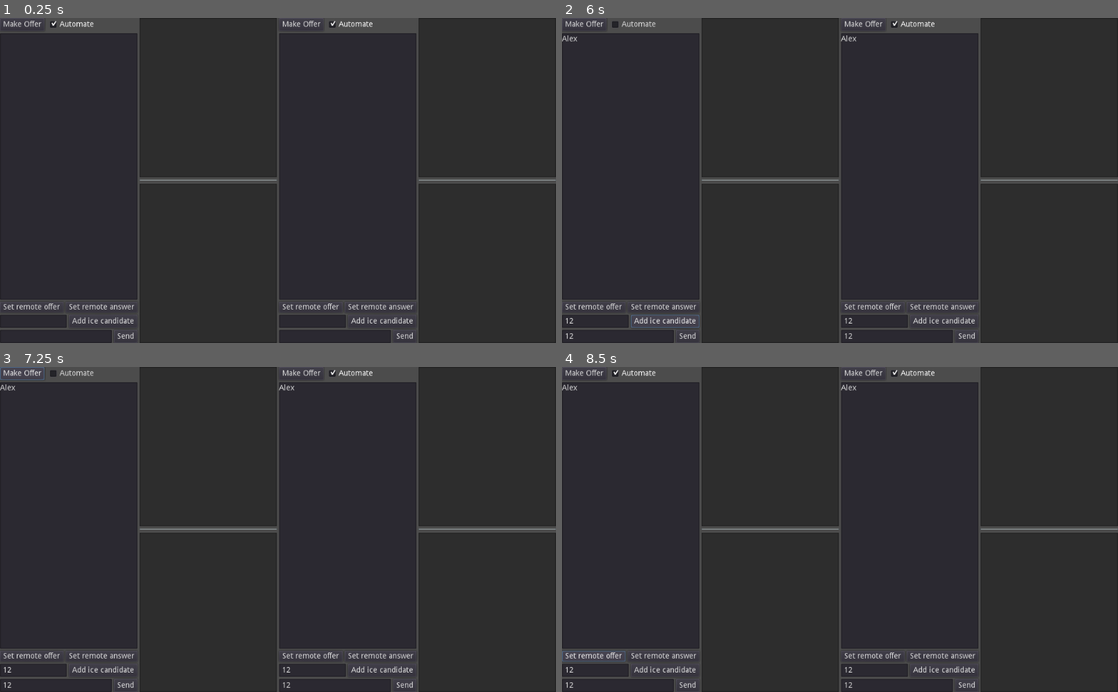
Above: before the commit, frames 1-4 (two rows, left to right).
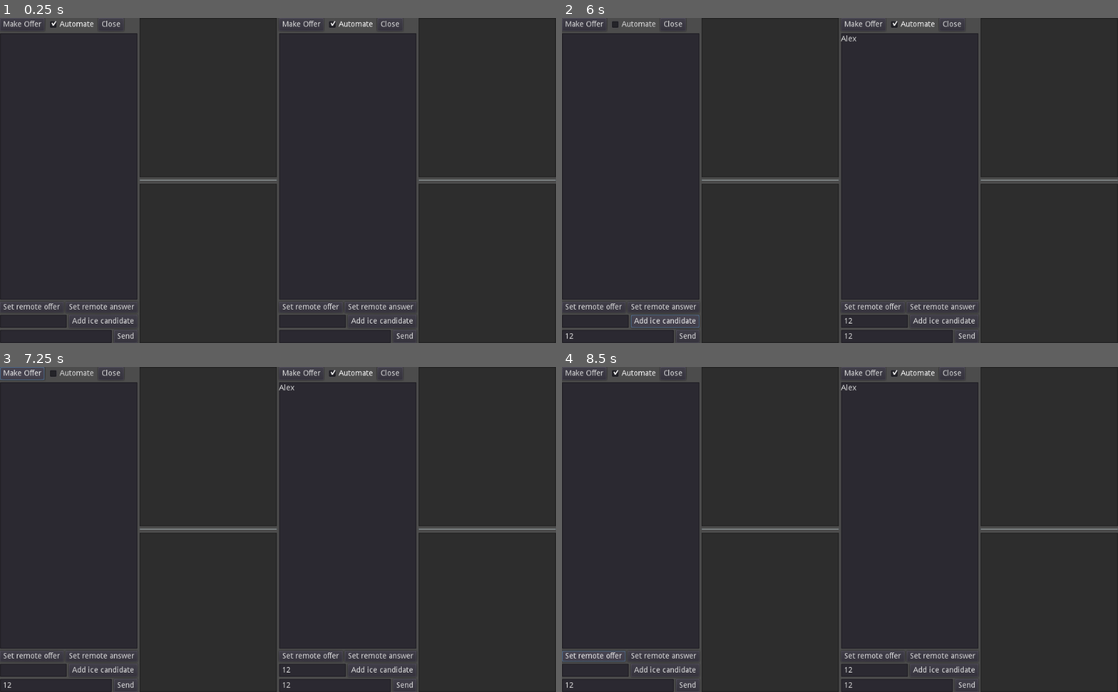
Above: after the commit, the same moments.

Repository: Faless/webrtc-native-demo
Game: Godot game, scene res://Combo.tscn
The game is run twice, just before and just after one commit, with the same random seed, the same clock (stepped at 60 frames per second) and the same inputs.
Inputs (mouse positions are in pixels of both pictures, inside the frame that each line leads up to):
- Up to frame 1 (0.25 s): no input
- Up to frame 2 (6 s): click (628, 167) at 0.52 s; type "Alex" at 0.6 s; click (595, 320) at 0.75 s; type "12" at 0.83 s; click (617, 336) at 0.98 s; type "12" at 1.07 s; click (912, 167) at 1.27 s; type "Alex" at 1.35 s; click (873, 320) at 1.5 s; type "12" at 1.58 s; click (895, 336) at 1.73 s; type "12" at 1.82 s; click "Make Offer" at 2 s; click "Send" at 2.75 s; click "Automate" at 3.5 s; click "Set remote offer" at 4.25 s; click "Set remote answer" at 5 s; click "Add ice candidate" at 5.75 s
- Up to frame 3 (7.25 s): click "Make Offer" at 6.5 s
- Up to frame 4 (8.5 s): click "Automate" at 7.25 s; click "Set remote offer" at 8 s

The runs differ from the first frame. In frame 1, less than 0.1% of the frame differs, in the area x 18-73%, y 0-4%; in frame 2, 0.1%, in the area x 0-73%, y 0-95%; in frame 3, 0.1%; in frame 4, 0.1%.
Error before the commit: Parse Error: The identifier "WebRTCPeer" isn't declared in the current scope. (res://scripts/SimplePeer.gd:12)
Error after the commit: Attempt to call function 'get_ready_state' in base 'null instance' on a null instance. (res://scripts/SimplePeer.gd:37)

Commit message:
Update to new DataChannel API

Diff:
--- a/SimplePeerGUI.tscn
+++ b/SimplePeerGUI.tscn
@@ -33,6 +33,12 @@
 margin_bottom = 24.0
 pressed = true
 text = "Automate"
+
+[node name="Close" type="Button" parent="HBoxContainer/Offer/Buttons"]
+margin_left = 181.0
+margin_right = 228.0
+margin_bottom = 24.0
+text = "Close"
 
 [node name="TextEdit" type="TextEdit" parent="HBoxContainer/Offer"]
 margin_top = 28.0
@@ -121,6 +127,7 @@
 readonly = true
 [connection signal="pressed" from="HBoxContainer/Offer/Buttons/Button" to="." method="_on_Button_pressed"]
 [connection signal="toggled" from="HBoxContainer/Offer/Buttons/Automate" to="." method="_on_Automate_toggled"]
+[connection signal="pressed" from="HBoxContainer/Offer/Buttons/Close" to="." method="_on_Close_pressed"]
 [connection signal="pressed" from="HBoxContainer/Offer/HBoxContainer/SetRemoteOffer" to="." method="_on_SetRemoteOffer_pressed"]
 [connection signal="pressed" from="HBoxContainer/Offer/HBoxContainer/SetRemoteAnswer" to="." method="_on_SetRemoteAnswer_pressed"]
 [connection signal="pressed" from="HBoxContainer/Offer/IceCandidate/IceCandidate" to="." method="_on_IceCandidate_pressed"]
--- a/project.godot
+++ b/project.godot
@@ -25,7 +25,7 @@
 
 [gdnative]
 
-singletons=[  ]
+singletons=[ "res://webrtc/webrtc_gdnlib.tres" ]
 
 [input]
 
--- a/scripts/SimplePeer.gd
+++ b/scripts/SimplePeer.gd
@@ -1,18 +1,48 @@
 extends Node
 
-var peer = null
+var peer : WebRTCPeerConnection = WebRTCPeerConnection.new()
 var automate = true
+var channels = []
 
 func _ready():
-	if OS.get_name() != 'HTML5':
-		# Native library
-		peer = load("res://webrtc/webrtc.gdns").new()
-	else:
-		# Javascript library
-		peer = WebRTCPeer.new()
+	peer = WebRTCPeerConnection.new()
+	peer.initialize({
+		"iceServers": [
+			{
+				"urls": ["stun:stun.l.google.com:19302", "stun:stun.2.google.com:19302"]
+			},
+#			{
+#				"username": "fales",
+#				"credential": "mypassword",
+#				"urls": ["turn:127.0.0.1:3478"],
+#			}
+		]
+	})
+	channels.append(peer.create_data_channel("negotiated1", {
+		"ordered": false,
+		"maxPacketLifeTime": 200,
+		#"maxRetransmits": 5,
+		"negotiated": true,
+		"protocol": "myCustomProtocol",
+		"id": 10
+	}))
+	channels.append(peer.create_data_channel("negotiated2", {
+		"ordered": true,
+		#"maxPacketLifeTime": 100,
+		"maxRetransmits": 1,
+		"negotiated": true,
+		"protocol": "myCustomProtocol2",
+		"id": 2
+	}))
+	_log(str(channels[0].get_ready_state()))
 	LocalServer.register(get_path())
-	peer.connect("new_ice_candidate", self, "new_ice_candidate")
-	peer.connect("offer_created", self, "offer_created")
+	peer.connect("ice_candidate_created", self, "new_ice_candidate")
+	peer.connect("session_description_created", self, "offer_created")
+	peer.connect("data_channel_received", self, "data_channel_received")
+
+func data_channel_received(p_channel : WebRTCDataChannel):
+	_log("Received channel: %s - label: %s" % [p_channel, p_channel.get_label()])
+	channels.append(p_channel)
 
 func new_ice_candidate(mid_name, index_name, sdp_name):
 	_log("Candidate")
@@ -22,9 +52,12 @@
 
 func _process(delta):
 	peer.poll()
-	if peer.get_available_packet_count() > 0:
-		_log("Count:" + str(peer.get_available_packet_count()))
-		$HBoxContainer/Logs/Msg.text += peer.get_packet().get_string_from_utf8() + "\n"
+	var i = 0
+	for c in channels:
+		if c and c.get_available_packet_count() > 0:
+			_log("<%s> (%d), count: %s" % [_describe_ch(c), i, str(c.get_available_packet_count())])
+			$HBoxContainer/Logs/Msg.text += c.get_packet().get_string_from_utf8() + "\n"
+		i += 1
 
 func offer_created(type, offer):
 	_log("Offer")
@@ -37,6 +70,17 @@
 func _log(msg):
 	print(msg)
 	$HBoxContainer/Logs/Local.text += "%s\n" % str(msg)
+
+func _describe_ch(ch):
+	return "Channel: label=%s, protocol=%s, id=%d, ordered=%s, max_packet_life_time=%d, retransmits=%s, negotiated=%s" % [
+		ch.get_label(),
+		ch.get_protocol(),
+		ch.get_id(),
+		ch.is_ordered(),
+		ch.get_max_packet_life_time(),
+		ch.get_max_retransmits(),
+		ch.is_negotiated()
+	]
 
 ###
 ### GUI
@@ -54,7 +98,12 @@
 	_set_remote_desc("answer")
 
 func _on_Send_pressed():
-	_log("Send msg result: %d" % peer.put_packet($HBoxContainer/Offer/Send/LineEdit.text.to_utf8()))
+	print(peer.get_connection_state())
+	var i = 0
+	for c in channels:
+		print("State %s, size %s" % [c.get_ready_state(), $HBoxContainer/Offer/Send/LineEdit.text.to_utf8().size()])
+		_log("Send msg (ch %d) result: %d" % [i, c.put_packet($HBoxContainer/Offer/Send/LineEdit.text.to_utf8())])
+		i += 1
 	$HBoxContainer/Offer/Send/LineEdit.text = ""
 
 func _on_IceCandidate_pressed():
@@ -63,7 +112,19 @@
 	$HBoxContainer/Offer/IceCandidate/LineEdit.text = ""
 
 func _on_Button_pressed():
+	print("pressed")
+	channels.append(peer.create_data_channel("auto", {}))
+	channels.append(peer.create_data_channel("inband", {
+		"ordered": false,
+		"maxPacketLifeTime": 100,
+		"protocol": "myProtocol",
+	}))
+#	channels.append(peer.create_data_channel("test2", {}))
 	peer.create_offer()
 
 func _on_Automate_toggled(button_pressed):
 	automate = button_pressed
+
+func _on_Close_pressed():
+	peer.close()
+	peer.initialize()
--- a/webrtc/webrtc_gdnlib.tres
+++ b/webrtc/webrtc_gdnlib.tres
@@ -1,9 +1,9 @@
 [gd_resource type="GDNativeLibrary" format=2]
 
 [resource]
-config_file = Object(ConfigFile,"script":null)
-
+singleton = true
+reloadable = false
 entry/Windows.64 = "res://webrtc/lib/webrtc_native.windows.release.64.dll"
-entry/X11.64 = "res://webrtc/lib/libwebrtc_native.linux.release.64.so"
+entry/X11.64 = "res://webrtc/lib/libwebrtc_native.linux.debug.64.so"
 dependency/Windows.64 = [  ]
 dependency/X11.64 = [  ]
Not shown, changed: webrtc/webrtc.gdns
